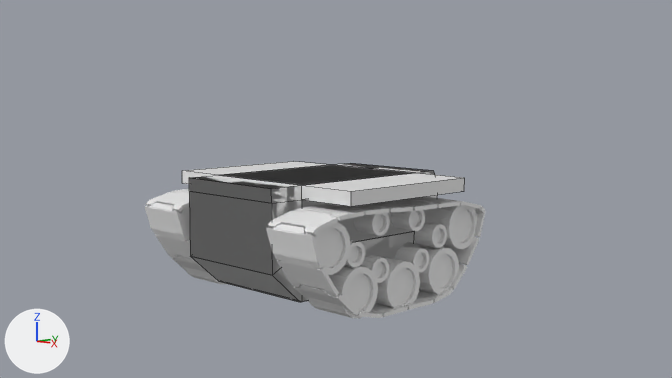
One commit to the Blender file vehicles.blend: the scene before it, then after it.
The view is the same before and after, from the file's camera 'Camera'. Every picture has the same lights, and +X, +Y and +Z are marked at lower left. Mesh edges are drawn as thin lines on the coarser meshes.

The first picture shows 'Tank - Two Wheels', 'Tank Gear.001', 'Tank Gear.002', 'Tank Gear.003', 'Tank Gear.004', 'Tank Gear.005', 'Tank Gear.006', 'Tank Gear.010', 'Tank Gear.011', 'Track - Two Wheels'.
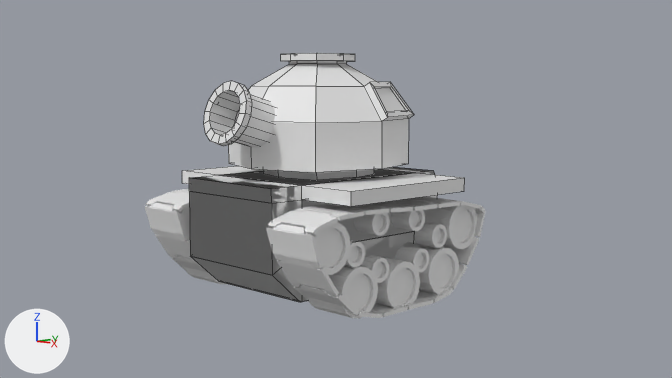
What the commit changed:
Mesh me_cylinder_005 is new.
It has 96 vertices, 82 faces and spans x -1.27..1.27, y -1.27..1.27, z -1.0..1.12.
Mesh me_cube_006 is new.
It has 102 vertices, 100 faces and spans x -1.35..1.43, y -1.35..1.35, z -1.12..0.32.
Object 'Tank Barrel' (ob_tank_barrel) is new; it shows me_cylinder_005.
Its location is (0.0, -0.994, 1.117).
Its rotation in degrees is (74, 0, 0).
Its scale is (0.254, 0.254, 0.254).
Object 'Tank Turret' (ob_tank_turret) is new; it shows me_cube_006.
Its location is (0.0, 0.0, 1.503).
Its scale is (0.695, 0.695, 0.898).

Boxes (x1, y1, x2, y2) around the edits, measured in the pictures (672 x 378 px):
'Tank Turret', added
    after: (228, 53, 414, 180)
'Tank Barrel', added
    after: (204, 81, 275, 147)
